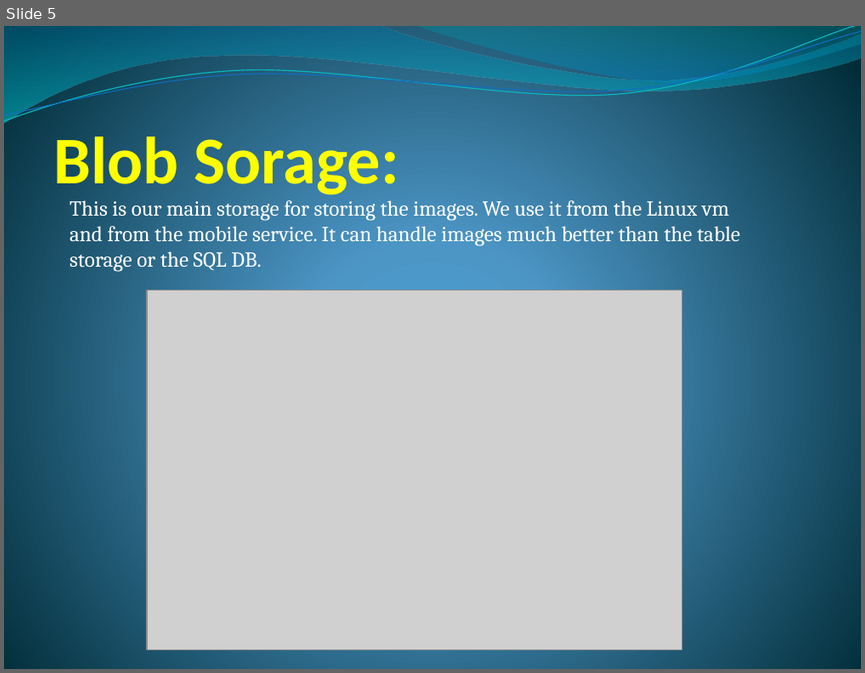
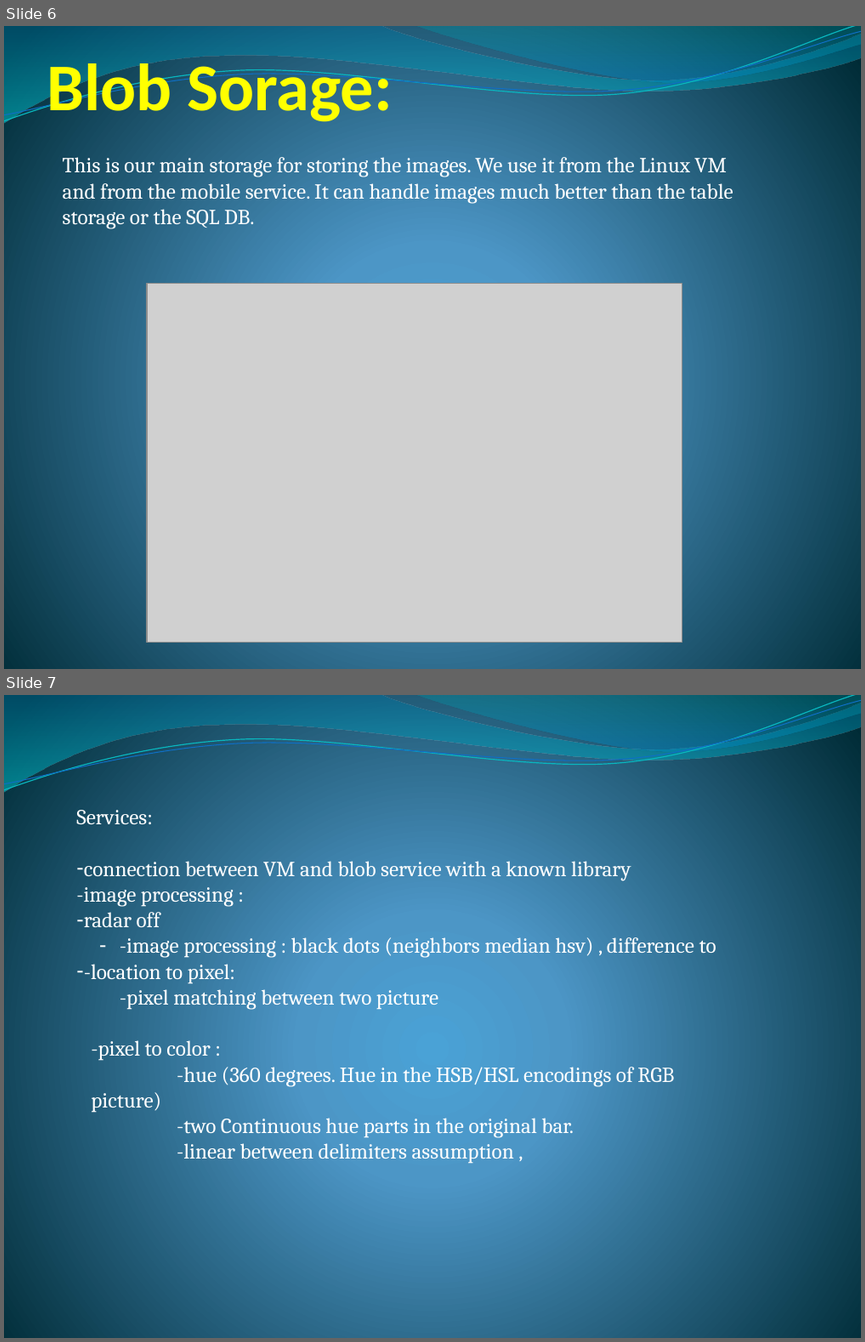
Before and after one commit to DLif/Rain_app, a slide deck: Rain Man.pptx. Shown one above the other, each under a label of ours: slide 5 before the commit, slides 6 and 7 after it. The pictures are 865x673 and 865x1342 pixels, drawn with LibreOffice and Linux fonts; fonts in the diff are those of the drawing; grey boxes stand for pictures. Boxes give left, top, right and bottom in pixels: in the first picture for what was removed or moved away, otherwise in the second. Text is boxed around its words. In the diff, an @@ line names an element or a change of style, - is before the commit and + after.

```diff
--- a/Rain Man.pptx
+++ b/Rain Man.pptx
@@ slide 7 added at bbox=[4, 695, 861, 1338], background gradient #4AA0D6 to #4C98C7 to #002C38; not listed: 4 template elements that a slide beside it also shows @@
@@ text added at bbox=[76, 810, 716, 1009], 18 pt, text #FFFFFF @@
+Services:
+– connection between VM and blob service with a known library
+-image processing :
+– radar off
+  – -image processing : black dots (neighbors median hsv) , difference to
+– -location to pixel:
+  -pixel matching between two picture
@@ text added at bbox=[91, 1040, 674, 1163], 18 pt, text #FFFFFF @@
+  -pixel to color :
+  -hue (360 degrees. Hue in the HSB/HSL encodings of RGB picture)
+  -two Continuous hue parts in the original bar.
+  -linear between delimiters assumption ,
@@ what was slide 5 is now slide 6 @@
@@ slide 6 changed as well @@
@@ title "Blob Sorage:" rewrapped from bbox=[53, 136, 398, 195] to bbox=[46, 58, 392, 122] @@
@@ text at bbox=[63, 157, 733, 229]: text changed @@
-This is our main storage for storing the images. We use it from the Linux vm and from the mobile service. It can handle images much better than the table storage or the SQL DB.
+This is our main storage for storing the images. We use it from the Linux VM and from the mobile service. It can handle images much better than the table storage or the SQL DB.
@@ picture: place and size @@
-picture at bbox=[147, 290, 681, 649]
+picture at bbox=[147, 283, 681, 642]
```
Also in this commit, not shown: 3 other slides changed, 4 other slides added, 2 slides removed.
